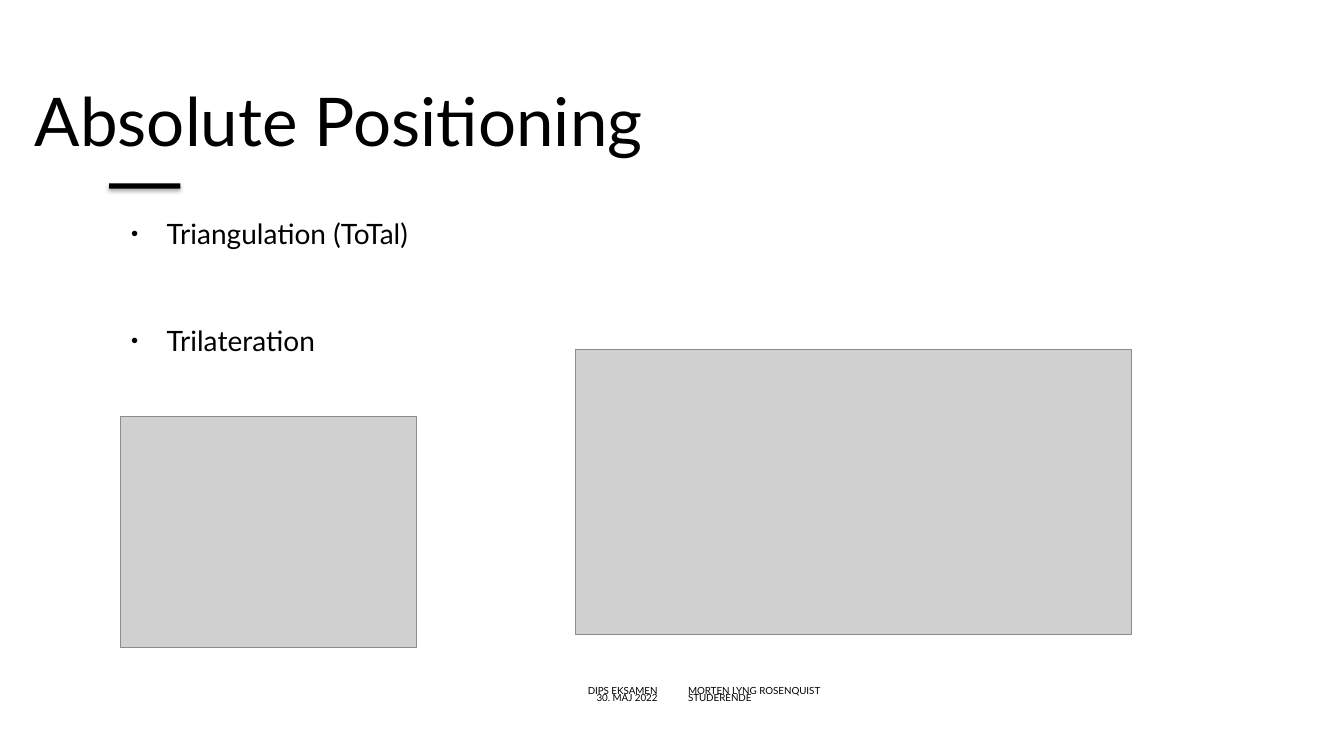
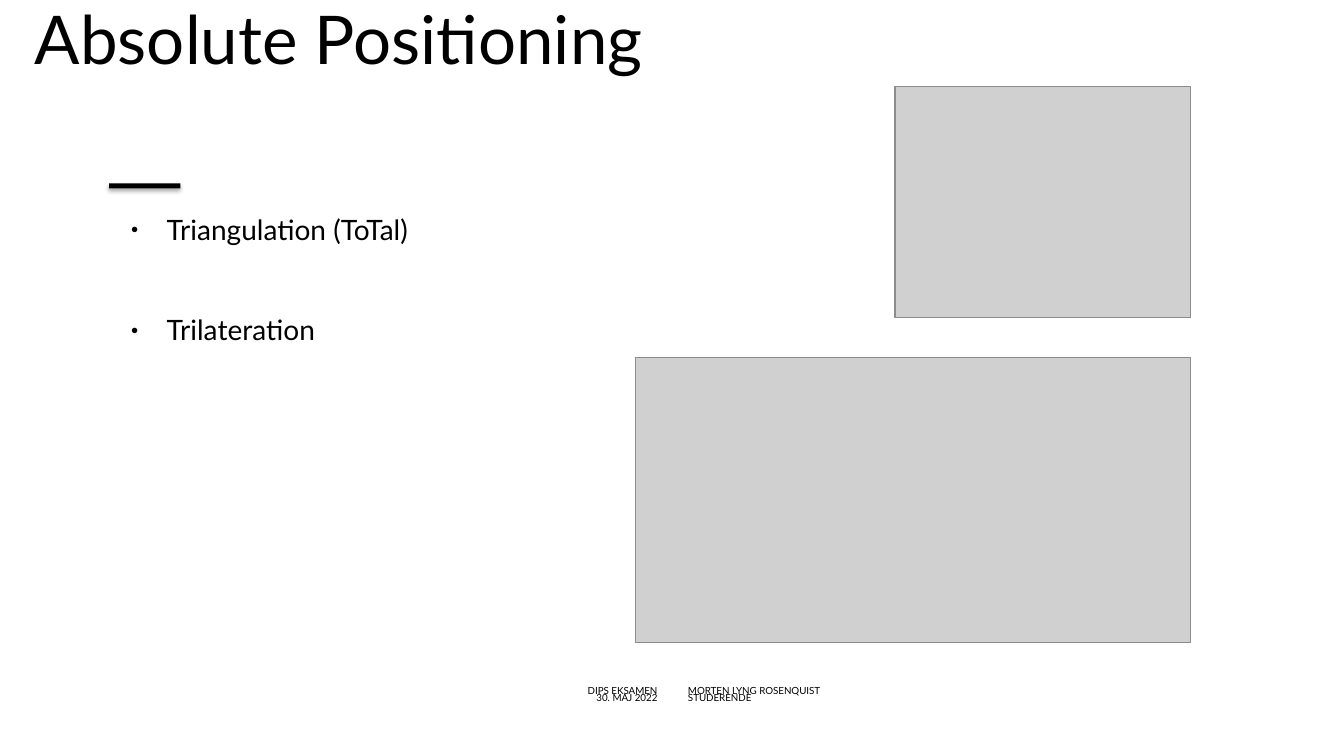
Before and after one commit to mlRosenquist/au-mlr-distributed-and-pervasive-systems, a slide deck: slide 22 of Præsentation.pptx (slide 23 before the commit). Drawn at 1344x756 pixels with LibreOffice and Linux fonts; fonts in the diff are those of the drawing; grey boxes stand for pictures; background and template pictures are left out. Boxes give left, top, right and bottom in pixels: in the first picture for what was removed or moved away, otherwise in the second. Text is boxed around its words. In the diff, an @@ line names an element or a change of style, - is before the commit and + after.

```diff
--- a/Præsentation.pptx
+++ b/Præsentation.pptx
@@ title "Absolute Positioning": place and size @@
-title "Absolute Positioning" at box(35, 96, 642, 159)
+title "Absolute Positioning" at box(35, 14, 642, 77)
@@ picture: place and size @@
-picture at box(121, 416, 417, 647)
+picture at box(895, 87, 1191, 318)
@@ text "Triangulation (ToTal)" rewrapped from box(167, 222, 408, 352) to box(167, 218, 408, 341) @@
@@ picture: place and size @@
-picture at box(576, 349, 1131, 635)
+picture at box(635, 357, 1191, 642)
```
Also in this commit, not shown: 26 other slides changed, 9 slides added, 3 slides removed, 1 other file.
